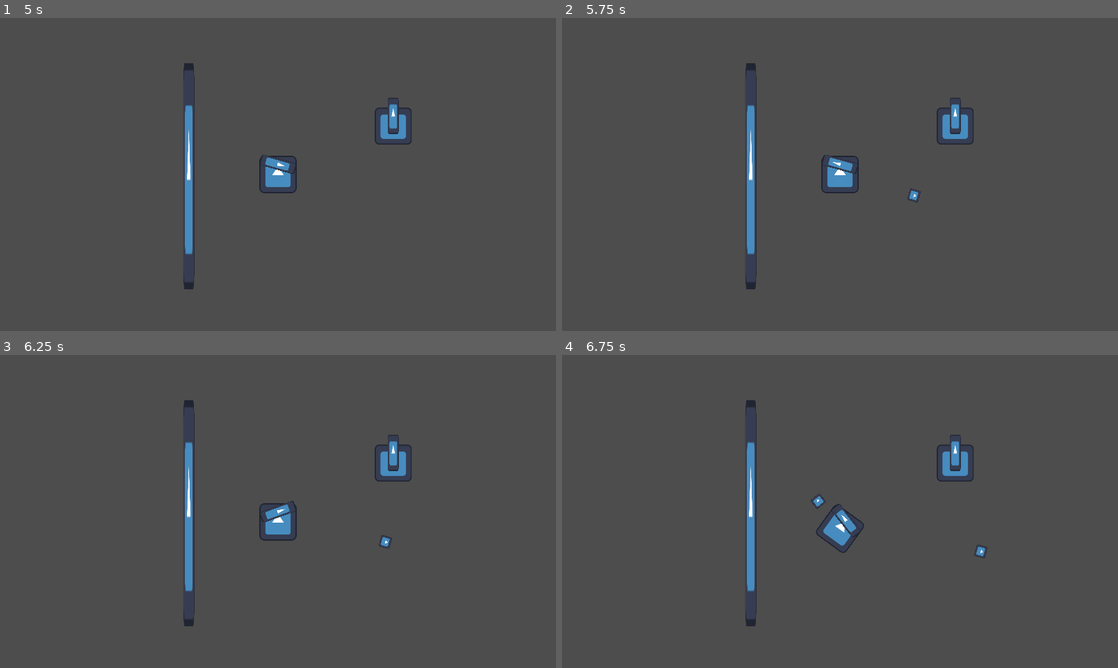
Above: before the commit, frames 1-4 (two rows, left to right).
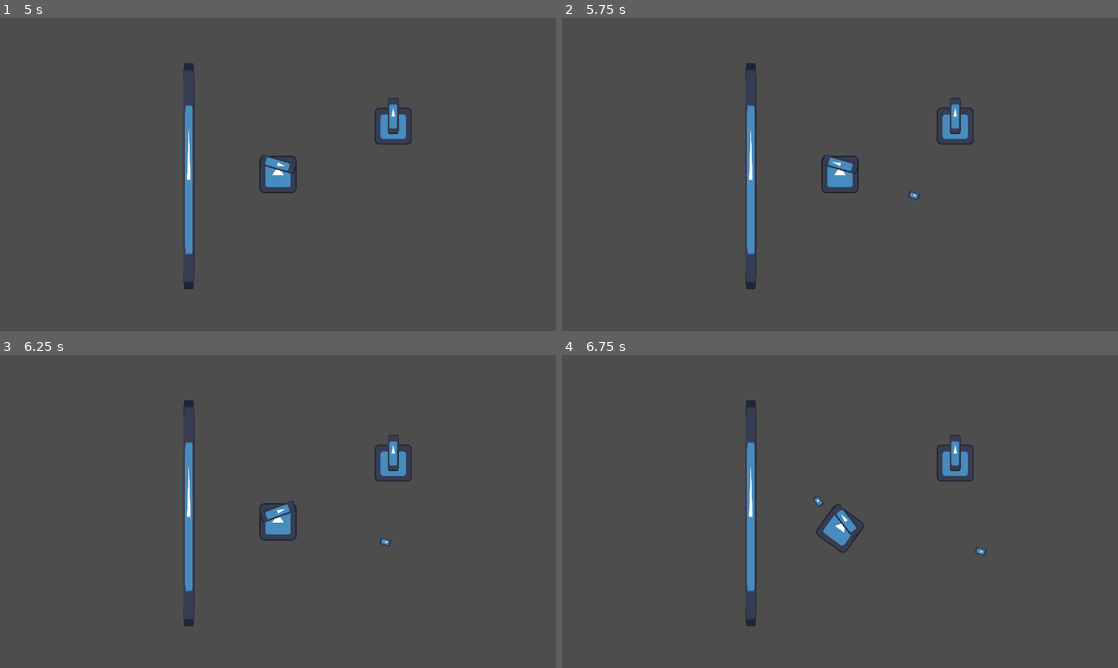
Above: after the commit, the same moments.

Repository: AugWii/GMTK-Game-Jam-Project
Game: Godot game, scene res://scenes/main.tscn
Same seed, same stepped clock (60 frames per second), same inputs: the game is played once before the commit and once after it. The engine's default icon, where the game draws it, is replaced by a stand-in: a white triangle on a blue panel in a dark square.
Inputs (mouse positions are in pixels of both pictures, inside the frame that each line leads up to):
- Up to frame 1 (5 s): click "Play" at 0.5 s; tap Enter at 1.25, 2.75, 4.25 s; move the mouse to (400, 158) at 1.27 s; press the mouse at (400, 158) at 1.28 s; hold D (turn_right) 1.28-2.03 s; tap Space at 2, 3.5 s; move the mouse to (166, 190) at 2.02 s; release the mouse at (166, 190) at 2.03 s; hold S (move_backward) 2.03-2.78 s; click (166, 190) at 2.1 s; move the mouse to (333, 105) at 2.77 s; press the mouse at (333, 105) at 2.78 s; hold D (turn_right) 2.78-3.53 s; move the mouse to (250, 237) at 3.52 s; release the mouse at (250, 237) at 3.53 s; hold W (move_forward) 3.53-4.28 s; click (250, 237) at 3.6 s; move the mouse to (444, 221) at 4.27 s; press the mouse at (444, 221) at 4.28 s; hold A (turn_left) from 4.28 s (still down)
- Up to frame 2 (5.75 s): keep holding A (turn_left); tap Space at 5 s; move the mouse to (673, 127) at 5.02 s; release the mouse at (673, 127) at 5.03 s; click (673, 127) at 5.1 s
- Up to frame 3 (6.25 s): move the mouse to (305, 511) at 5.77 s; release A (turn_left) at 5.78 s; press the mouse at (305, 511) at 5.78 s; hold S (move_backward) from 5.78 s (still down)
- Up to frame 4 (6.75 s): move the mouse to (756, 433) at 6.52 s; release S (move_backward) at 6.53 s; release the mouse at (756, 433) at 6.53 s; hold D (turn_right) from 6.53 s (still down); click (756, 433) at 6.6 s

Frame 1 is identical in both runs. In frame 2, less than 0.1% of the frame differs, in the area x 62-65%, y 54-59%; in frame 3, less than 0.1%; in frame 4, less than 0.1%, in the area x 44-77%, y 44-65%.

Commit message:
Tiny bullet

Diff:
--- a/scenes/bullet.tscn
+++ b/scenes/bullet.tscn
@@ -3,29 +3,31 @@
 [ext_resource type="Texture2D" uid="uid://d02qqbinwnl5k" path="res://icon.svg" id="1_mkf8s"]
 [ext_resource type="Script" uid="uid://d4cgtutac2axw" path="res://scripts/bullet.gd" id="1_y25gk"]
 
-[sub_resource type="CircleShape2D" id="CircleShape2D_0vpny"]
-radius = 20.024984
+[sub_resource type="CapsuleShape2D" id="CapsuleShape2D_y25gk"]
+radius = 9.0
+height = 34.0
 
-[sub_resource type="CircleShape2D" id="CircleShape2D_uwi0j"]
-radius = 24.0
+[sub_resource type="CapsuleShape2D" id="CapsuleShape2D_tbgi4"]
+radius = 11.0
+height = 38.0
 
 [node name="bullet" type="CharacterBody2D" unique_id=526558100]
 script = ExtResource("1_y25gk")
 
 [node name="Sprite2D" type="Sprite2D" parent="." unique_id=148779865]
-scale = Vector2(0.32, 0.3)
+position = Vector2(1.1920929e-07, 0)
+scale = Vector2(0.171875, 0.3)
 texture = ExtResource("1_mkf8s")
 
 [node name="CollisionShape2D" type="CollisionShape2D" parent="." unique_id=1904291631]
-visible = false
-shape = SubResource("CircleShape2D_0vpny")
+shape = SubResource("CapsuleShape2D_y25gk")
 
 [node name="LifeTimer" type="Timer" parent="." unique_id=18520087]
 
 [node name="Area2D" type="Area2D" parent="." unique_id=1982438511]
 
 [node name="CollisionShape2D" type="CollisionShape2D" parent="Area2D" unique_id=707028161]
-shape = SubResource("CircleShape2D_uwi0j")
+shape = SubResource("CapsuleShape2D_tbgi4")
 
 [connection signal="timeout" from="LifeTimer" to="." method="_on_life_timer_timeout"]
 [connection signal="body_entered" from="Area2D" to="." method="_on_area_2d_body_entered"]
